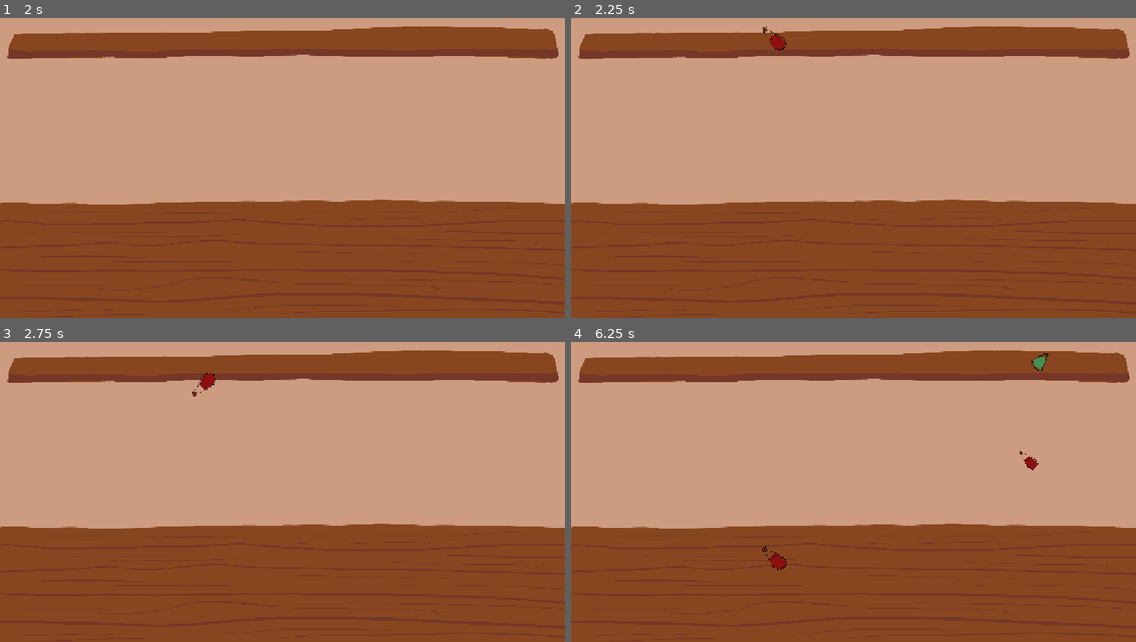
Above: before the commit, frames 1-4 (two rows, left to right).
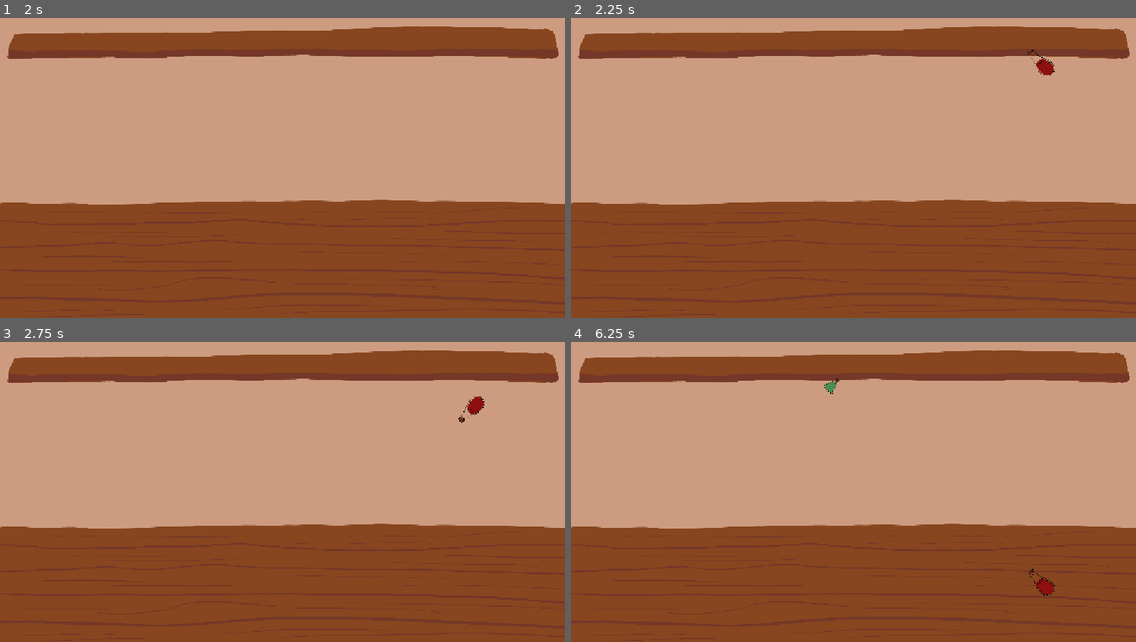
Above: after the commit, the same moments.

Repository: ecleaver/GoDot-GameCourse
Game: Godot game, scene res://Scenes/Game/Game.tscn
Same seed, same stepped clock (60 frames per second), same inputs: the game is played once before the commit and once after it.
Inputs:
- Up to frame 1 (2 s): tap Enter at 0.5 s; tap Space at 1.25 s
- Up to frame 2 (2.25 s): tap Enter at 2 s
- Up to frame 3 (2.75 s): no input
- Up to frame 4 (6.25 s): no input

Frame 1 is identical in both runs. In frame 2, 0.3% of the frame differs, in the area x 33-86%, y 2-20%; in frame 3, 0.3%; in frame 4, 0.5%, in the area x 33-86%, y 3-85%.

Commit message:
Fix spawning bug
Fix a bug were they were dpawning

Diff:
--- a/Droper-Game/Scripts/Bottle.gd
+++ b/Droper-Game/Scripts/Bottle.gd
@@ -3,12 +3,17 @@
 @onready var bottles: Bottles = %Bottles
 
 signal game_over
-
-
+const _MAX_SPAWN : float = 100
+var _random_size : float = randf_range(.2, .4)
+var _view_range : Rect2
 # Called when the node enters the scene tree for the first time.
 func _ready() -> void:
 	pass # Replace with function body.
 
+
+
+func set_range(p_view_range) ->void:
+	_view_range = p_view_range
 
 # Called every frame. 'delta' is the elapsed time since the previous frame.
 func _process(delta: float) -> void:
@@ -22,7 +27,14 @@
 		queue_free()
 	pass
 
+func randomized_settings() ->void:
 
+	scale = Vector2(_random_size, _random_size)
+
+	var x_start : float = _view_range.position.x + _MAX_SPAWN
+	var x_end : float = _view_range.end.x + _MAX_SPAWN
+	var rand_postion_x : float = randf_range(x_start, x_end)
+	position = Vector2(rand_postion_x, _MAX_SPAWN)
 
 func _physics_process(delta: float) -> void:
 	position.y += 100 * delta
--- a/Droper-Game/Scripts/Game.gd
+++ b/Droper-Game/Scripts/Game.gd
@@ -3,6 +3,9 @@
 const BOTTLE = preload("uid://dxywco7xxb2cr")
 @onready var spawn_timer: Timer = $Spawn
 @onready var  spawn_time: float = 2.0
+@onready var view_range : Rect2 = get_viewport_rect()
+
+
 
 func _physics_process(delta: float) -> void:
 
@@ -14,13 +17,13 @@
 
 func spawn_bottle() -> void:
 	var new_bottle : Bottle = BOTTLE.instantiate()
+	new_bottle.set_range(view_range)
+	new_bottle.randomized_settings()
 	new_bottle.game_over.connect(_on_bottle_game_over)
-	var random_size : float = randf_range(.2, .4)
-	new_bottle.scale = Vector2(random_size, random_size)
-	var rand_postion_x : float = randf_range(50, 1000)
-	new_bottle.position = Vector2(rand_postion_x, 50)
 	add_child(new_bottle)
 	pass
+
+
 
 func _on_bottle_game_over() ->void:
 	print("game over")
